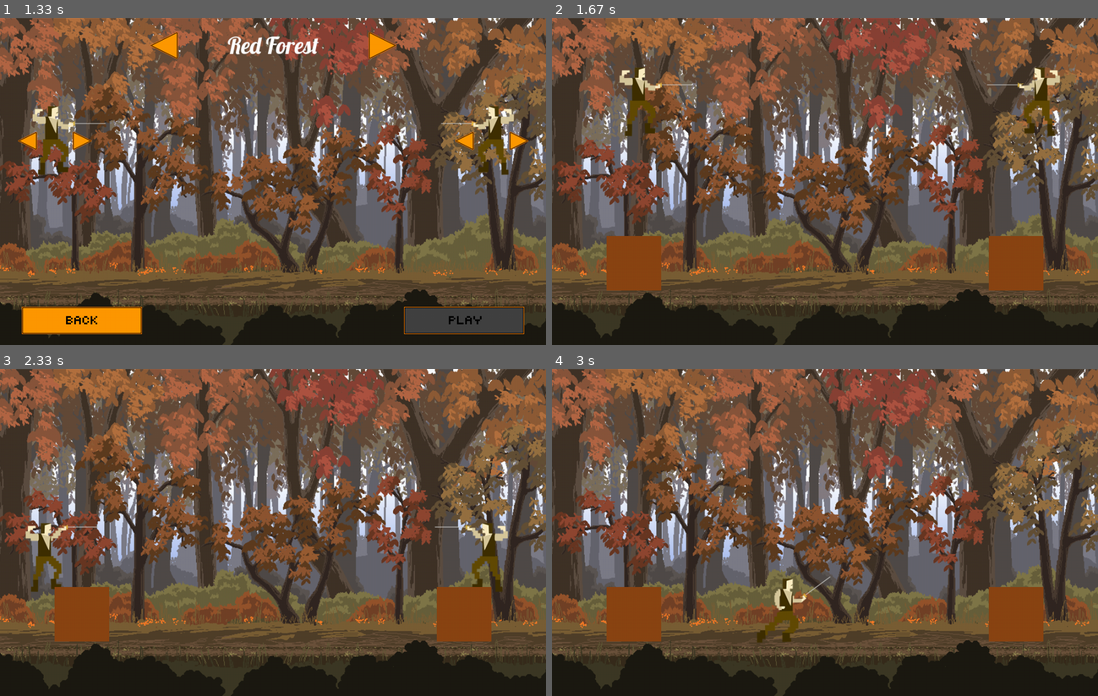
Above: before the commit, frames 1-4 (two rows, left to right).
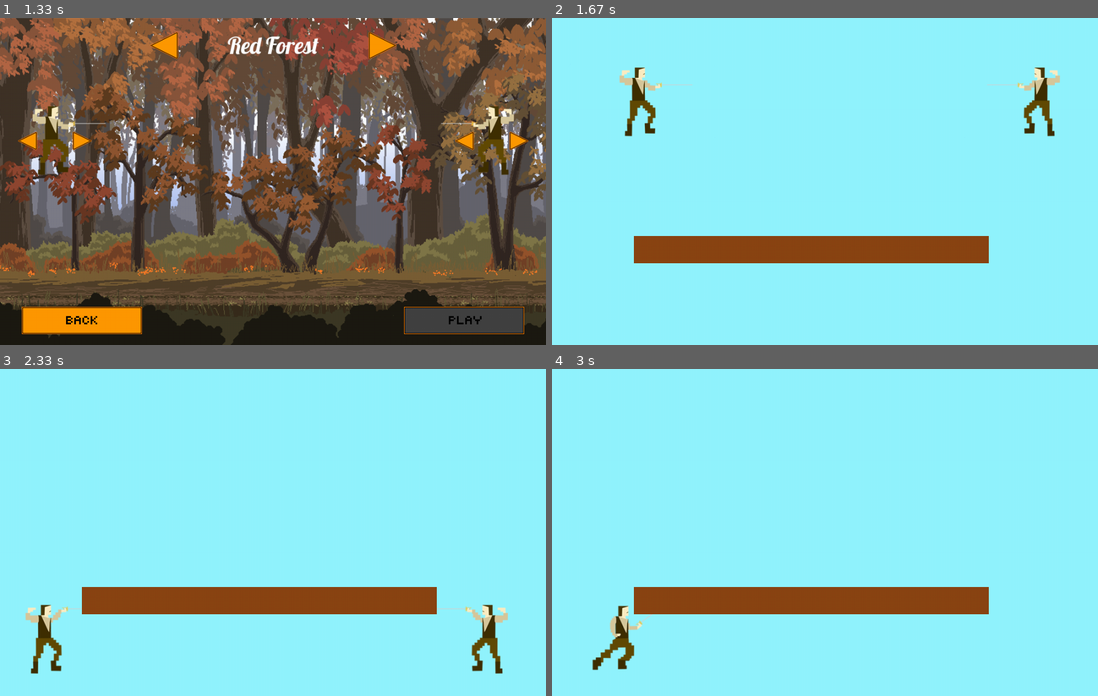
Above: after the commit, the same moments.

Repository: AlexisDougherty13/Duel
Game: pygame game, started from theMain.py
The game is run twice, just before and just after one commit, with the same random seed, the same clock (stepped at 60 frames per second) and the same inputs.
Inputs (mouse positions are in pixels of both pictures, inside the frame that each line leads up to):
- Up to frame 1 (1.33 s): click (251, 194) at 0.38 s; click (464, 318) at 1.22 s
- Up to frame 2 (1.67 s): no input
- Up to frame 3 (2.33 s): tap A at 1.67 s; hold Up from 2.07 s (still down); hold W from 2.07 s (still down)
- Up to frame 4 (3 s): release Up at 2.53 s; release W at 2.53 s; hold Right from 2.57 s (still down); hold D from 2.57 s (still down)

Frame 1 is identical in both runs. In frame 2, 98% of the frame differs, in the area x 0-100%, y 0-100%; in frame 3, 99%; in frame 4, 99%.

Commit message:
new map implementation

Diff:
--- a/gameEngine.py
+++ b/gameEngine.py
@@ -78,27 +78,21 @@
     current_map = mapSelectionList.selectMap(map_selection)  # returns a child of the map class
 
     entities = current_map.getCollidableEntities()
+    entity_colors = current_map.color_list
     left_wall = Rect(-20, 0, 20, 1000)
     right_wall = Rect(-20, 0, 20, 1000)
 
 
     swords = []
 
-    player1 = Player(-50, 100, 1, 2, False, True, getSkin(skin_selection1), 1)  # Initializes player1
-    player2 = Player(675, 100, 1, 2, False, False, getSkin(skin_selection2), -1)  # Initializes player2
-
-
-
-    #draw_buffer, my_sprites = gameFrame.init(player1, player2, current_map, entities, pause_buttons)
-    display, camera = gameFrame.initTwo(current_map)
-
+    player1 = Player(-50, 100, 1, 2, False, True, getSkin(skin_selection1), 1)  # Initializes player1 -50, 100
+    player2 = Player(675, 100, 1, 2, False, False, getSkin(skin_selection2), -1)  # Initializes player2 675, 100
+
+    display, camera = gameFrame.init(current_map)
 
     clock = pygame.time.Clock()
 
     print("starting")
-
-    player1_y_vel = 0 #temp will be altered soon
-    player2_y_vel = 0  # temp will be altered soon
 
     active_match = True
 
@@ -352,6 +346,6 @@
 
         #render
         #gameFrame.render(my_sprites, draw_buffer)
-        gameFrame.render(display, screen, player1, player2, entities, camera, swords)
+        gameFrame.render(display, screen, player1, player2, entities, camera, swords, entity_colors)
 
 #if player1.getPlayerState("ghost_counter") >= 0 and player1.getPlayerState("ghost_counter") < 11:
--- a/gameFrame.py
+++ b/gameFrame.py
@@ -2,44 +2,37 @@
 import os
 from camera import Camera
 
+def render(display, screen, player1, player2, entities, camera, swords, entity_color):
+    #imagesDict = dict()
 
-#OLD RENDER
-#def render(my_sprites, draw_buffer):
-    #rects = my_sprites.draw(draw_buffer)
-    #pygame.display.update(rects)  # copy rects from buffer to screen
+    brown = (139,69,19)
 
-
-def render(display, screen, player1, player2, entities, camera, swords):
-
-    imagesDict = dict()
     if camera.getActive() == True:
         offset = camera.getOffset()
     else:
         offset = [0,0]
 
-    #display.fill((146,244,255))
+    display.fill((146,244,255))
 
-    display.blit(getImage("Resources/Images/ScaledBackgroundAutumnForest.png", imagesDict), (0, 0))
+    #display.blit(getImage("Resources/Images/ScaledBackgroundAutumnForest.png", imagesDict), (0, 0))
 
     display.blit(player1.image, (player1.rect.x - offset[0], player1.rect.y - offset[1]))
     display.blit(player2.image, (player2.rect.x - offset[0], player2.rect.y - offset[1]))
 
-    count = 0
+    i = 0
+    for rec in entities:
+        if entity_color[i] == 2:
+            newRect = pygame.Rect(rec.left - offset[0], rec.top - offset[1], rec.width, rec.height)
+            pygame.draw.rect(display, brown, newRect)
+        i = i + 1
 
-    for rec in entities:
-        if count >= 1:
-            newRect = pygame.Rect(rec.left - offset[0], rec.top - offset[1], rec.width, rec.height)
-            pygame.draw.rect(display, (139,69,19), newRect)
-        else:
-            newRect = pygame.Rect(rec.left, rec.top, rec.width, rec.height)
-        count = count + 1
     for sword in swords:
         display.blit(pygame.transform.rotate(sword.image, sword.getState("current_r")), (sword.rect.x - offset[0], sword.rect.y - offset[1]))
         #display.blit(pygame.transform.rotate(sword.image, 25), (sword.rect.x - offset[0], sword.rect.y - offset[1]))
     screen.blit(display, (0,0))
     pygame.display.update()
 
-def initTwo(current_map):
+def init(current_map):
     display = pygame.Surface((current_map.x_length, current_map.y_length))
     camera = Camera()
     return display, camera
@@ -50,32 +43,3 @@
         image = pygame.image.load(canonicalized_path).convert_alpha()
         _image_library[path] = image
     return _image_library[path]
-
-#OLD INIT
-# def init(player1, player2, current_map, entities, pause_buttons):
-#     imagesDict = dict()
-#     draw_buffer = pygame.display.set_mode((current_map.x_length, current_map.y_length))
-
-#     #create the background used to restore sprite previous location
-#     background = pygame.Surface(draw_buffer.get_size())
-#     pygame.draw.rect(background, (255, 255, 255, 255), entities[0])
-#     background.blit(getImage("Resources/Images/ScaledBackgroundAutumnForest.png", imagesDict), (0, 0))
-
-#     pygame.draw.rect(background, (139, 69, 19), entities[1])
-#     pygame.draw.rect(background, (139, 69, 19), entities[2])
-
-#     my_sprites = pygame.sprite.LayeredDirty()  # holds sprites to be drawn
-#     initializePauseButtons(pause_buttons)
-#     my_sprites.add(player1, player2, pause_buttons["play_button"], pause_buttons["restart_button"], pause_buttons["exit_button"])  # add both to our group
-#     my_sprites.clear(draw_buffer, background) # copy background to screen
-
-#     return draw_buffer, my_sprites
-
-#Old pause menu implementations. Not going to be needed unless we revert back to dirty sprites at any point.
-#def initializePauseButtons(pause_buttons):
-#    pause_buttons["play_button"].visible = 0
-#   pause_buttons["restart_button"].visible = 0
-#    pause_buttons["exit_button"].visible = 0
-#   pause_buttons["play_button"].initializeRect()
-#   pause_buttons["restart_button"].initializeRect()
-#   pause_buttons["exit_button"].initializeRect()
--- a/redForestMap.py
+++ b/redForestMap.py
@@ -5,23 +5,34 @@
 from map import Map
 from pygame import Rect
 
-#MAKE A CITYSCAPE????
-
 class RedForestMap(Map):
     """Class representing a Specific Map
         """
     def __init__(self):
-        Map.__init__(self, 1000, 600, 450, 300, 550, 300, "Resources/Images/UF_Background.png", "assets_dict") #TODO: implement Assets Dict
+        Map.__init__(self, 1000, 600, -50, 100, 675, 100, "Resources/Images/UF_Background.png", "assets_dict") #TODO: implement Assets Dict
         self.setCollidableEntities()
         self.songName = "Red Forest"
 
     def setCollidableEntities(self):
-        floor_rect = Rect(-2400, 500, 5600, 50)
-        self._collidable_entities.append(floor_rect)
+        color_list = []
+        entities = []
+        file = open("redForestMap.txt")
+        y = 0
+        for line in file:
+            x = 0
+            for num in line:
+                if num == "1":
+                    entities.append(Rect((x * 50) - 6000, y * 50, 50, 50))
+                    color_list.append(1)
+                elif num == "2":
+                    entities.append(Rect((x * 50) - 6000, y * 50, 50, 50))
+                    color_list.append(2)
+                x = x + 1
+            y = y + 1
+        file.close()
 
-        block_rect = Rect(100, 400, 100, 100)
-        self._collidable_entities.append(block_rect)
-        block2_rect = Rect(800, 400, 100, 100)
-        self._collidable_entities.append(block2_rect)
+        self.color_list = color_list
+        self._collidable_entities = entities
+
 
    # collidable_entities = property(getCollidableEntities, setCollidableEntities)
--- /dev/null
+++ b/redForestMap.txt
@@ -0,0 +1,12 @@
+111111111111111111111111111111111111111111111111111111111111111111111111111111111111111111111111111111111111111111111111111111111111111111111111111111111111111111111111111111111111111111111111111111111111111111111111111111111111111111111111
+100000000000000000000000000000000000000000000000000000000000000000000000000000000000000000000000000000000000000000000000000000000000000000000000000000000000000000000000000000000000000000000000000000000000000000000000000000000000000000000001
+100000000000000000000000000000000000000000000000000000000000000000000000000000000000000000000000000000000000000000000000000000000000000000000000000000000000000000000222000000000000000000000000000000000000000000000000000000000000000000000001
+100000000000000000000000000000000000000000000000000000000000000000000000000000000000000000000000000000000000000000000000000000000000000000000000000000000000000000000000000000000000000000000000000000000000000000000000000000000000000000000001
+100000000000000000000000000000000000000000000000000000000000000000000000000000000000000000000000000000000000000000000000000000000000000000000000000000000000000000000000222200000000000000000000000000000000000000000000000000000000000000000001
+100000000000000000000000000000000000000000000000000000000000000000000000000000000000000000000000000000000000000000000000000000000000000000000000000000000000000000000000000000000000000000000000000000000000000000000000000000000000000000000001
+100000000000000000002222000000000000000000000000000000000000000000000000000000000000000000000000000000000000000000000000000000000000000000000000000000000000000000000000000000000000000000000000000000000000000000000000000000000000000000000001
+100000000000000000000000000000000000000000000000000222000000000000000000000000000000000000000000000000000000000000000000000000000000000000000000000000000000000000000000000000000000000000000000000000000000000000000000000000000000000000000001
+100000000000000000000000000000000000000000000000000000000000000000000000000000000000000000000000000000000000000000000000000222222222222200000000000000000000000000000000000000000000000000000000000000000000000000000000000000000000000000000001
+100000002220000000000000000000000000000000000022222220000000000000000000000000000000000000000000000000002222200000000000000000000000000000000000000000000000000000000000000000000000000000000000000000000000000000000000000000000000000000000001
+100000000000000000000000000000000000000000000000000000000000000000000000000000000000000000000000000000000000000000000000000000000000000000000000000000000000000000000000000000000000000000000000000000000000000000000000000000000000000000000001
+111111111111111111111111111111111111111111111111111111111111111111111111111111111111111111111111111111111111111111111111111111111111111111111111111111111111111111111111111111111111111111111111111111111111111111111111111111111111111111111111
